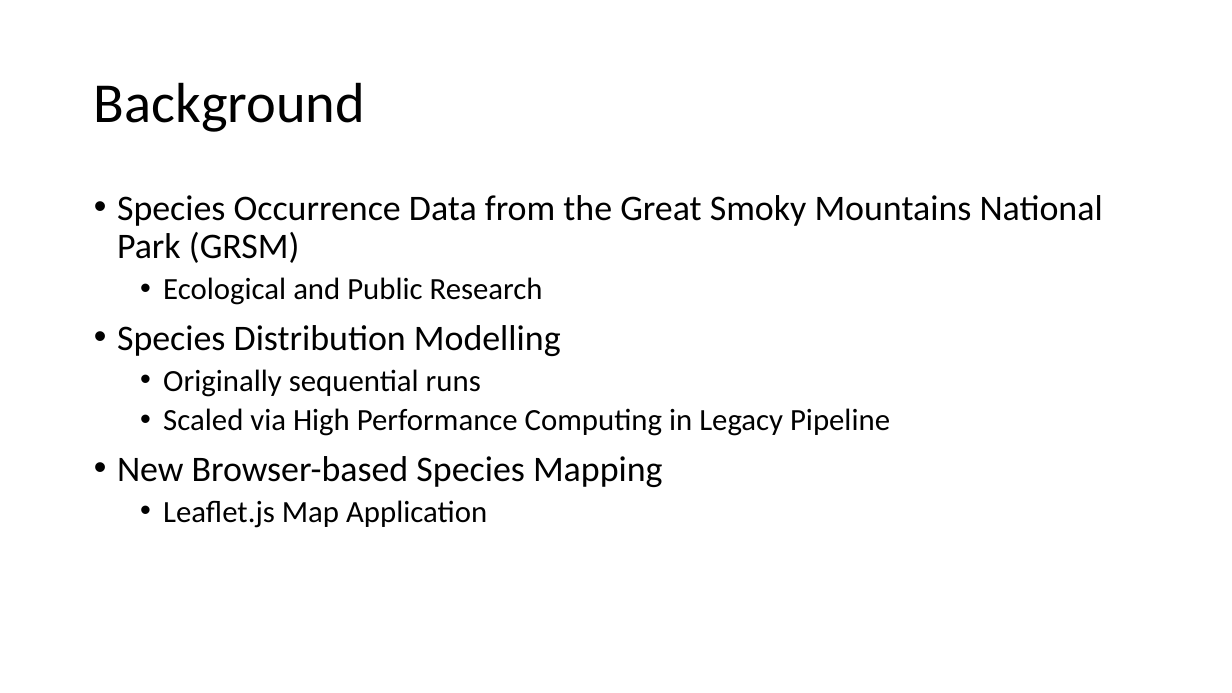
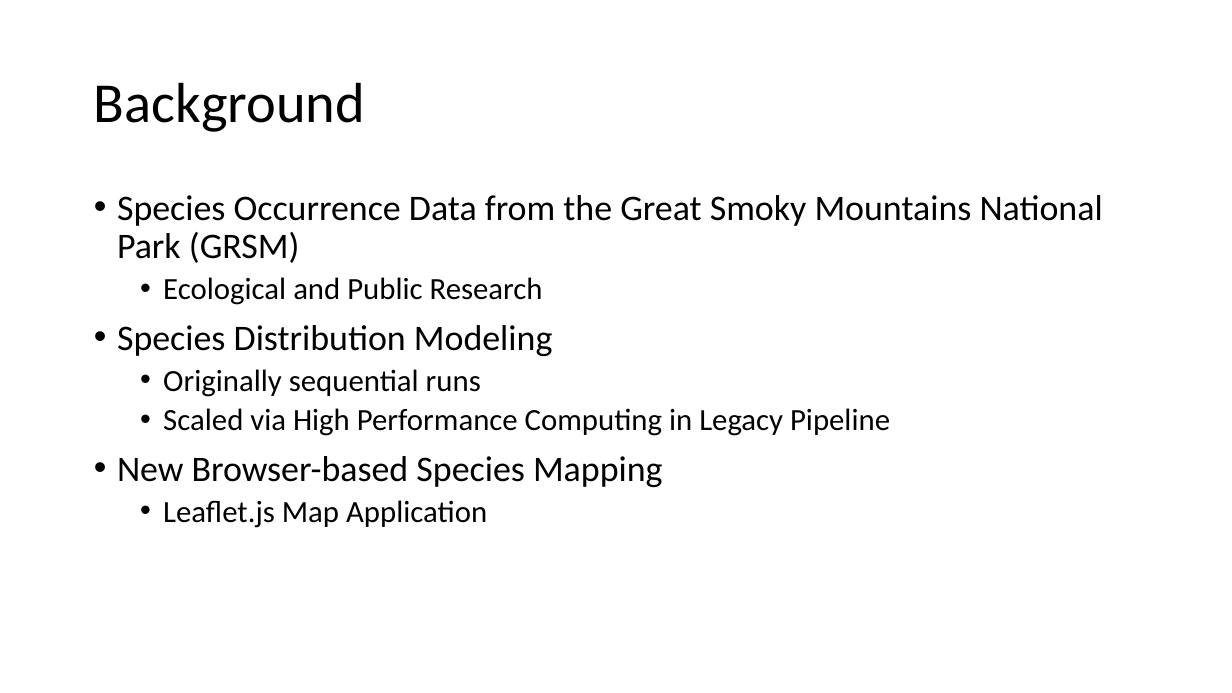
Before and after one commit to lonnieljyu/npmap-species, a slide deck: slide 3 of presentation/species_mapper_presentation.pptx. Drawn at 1232x693 pixels with LibreOffice and Linux fonts; fonts in the diff are those of the drawing. Boxes give left, top, right and bottom in pixels: in the first picture for what was removed or moved away, otherwise in the second. Text is boxed around its words. In the diff, an @@ line names an element or a change of style, - is before the commit and + after.

```diff
--- a/presentation/species_mapper_presentation.pptx
+++ b/presentation/species_mapper_presentation.pptx
@@ text at (117, 325, 552, 356): text changed @@
-• Species Distribution Modelling
+• Species Distribution Modeling
```
Also in this commit, not shown: 2 other slides changed, 1 other file.
